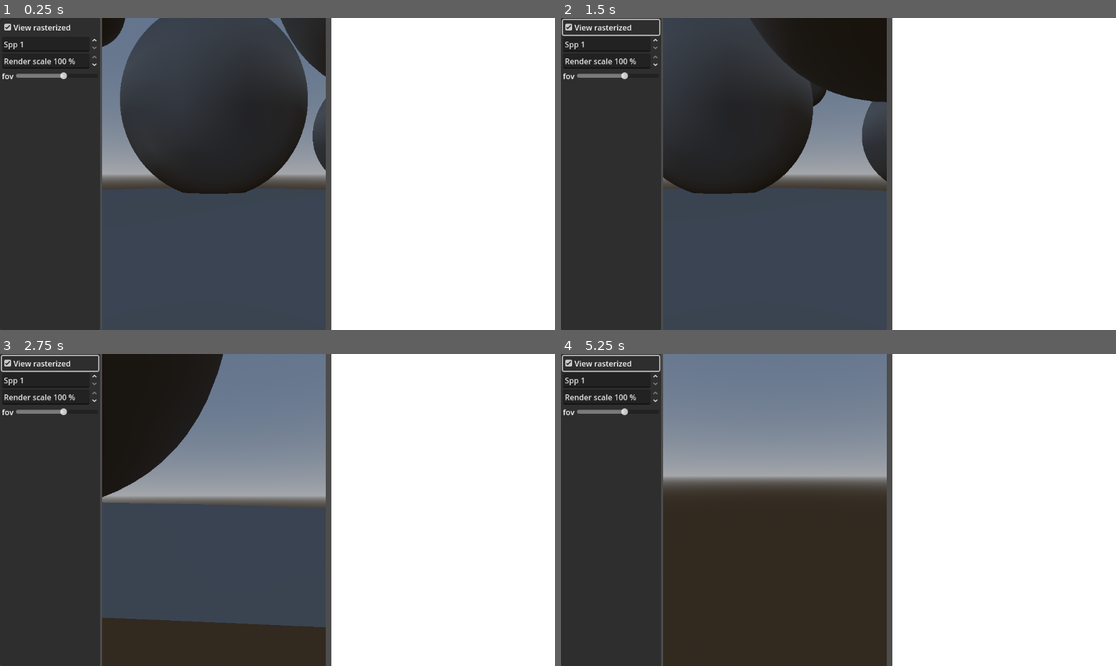
Above: before the commit, frames 1-4 (two rows, left to right).
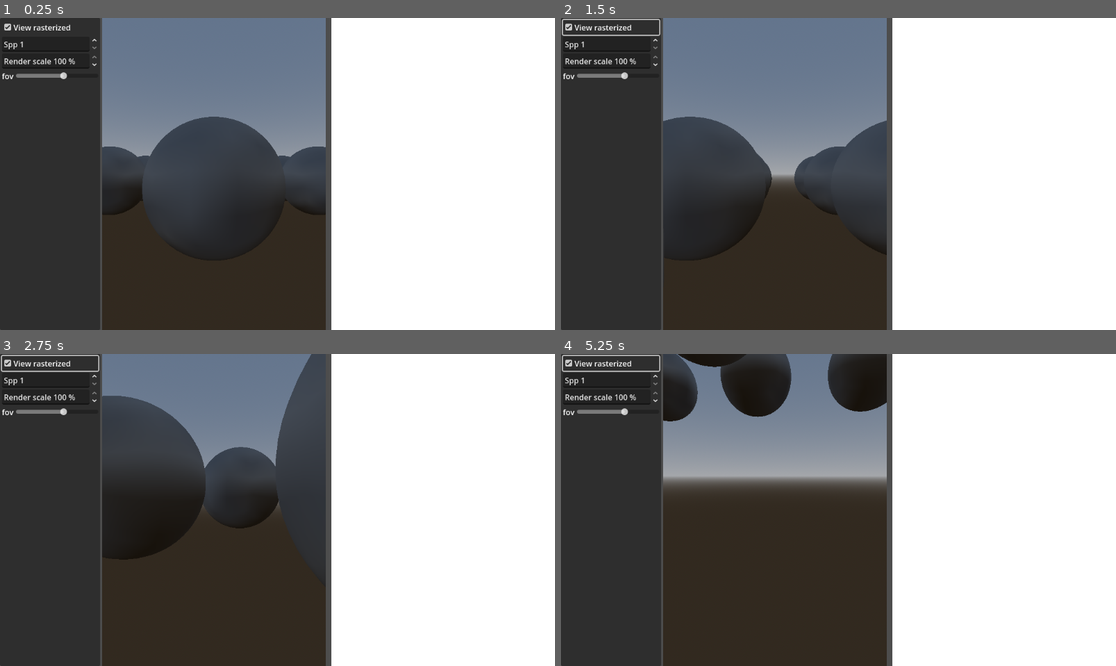
Above: after the commit, the same moments.

Repository: FrancoYudica/ComputePathTracer
Game: Godot game, scene res://main.tscn
Two runs of this game, one before a commit and one after it. Both use one fixed random seed, a clock stepped at 60 frames per second and the inputs below.
Inputs (mouse positions are in pixels of both pictures, inside the frame that each line leads up to):
- Up to frame 1 (0.25 s): no input
- Up to frame 2 (1.5 s): click "View rasterized" at 0.5 s; tap Enter at 1.25 s; move the mouse to (960, 158) at 1.27 s; press the mouse at (960, 158) at 1.28 s; hold D (move_right) from 1.28 s (still down)
- Up to frame 3 (2.75 s): move the mouse to (249, 510) at 2.02 s; release D (move_right) at 2.03 s; release the mouse at (249, 510) at 2.03 s; hold W (move_forward) from 2.03 s (still down); tap Shift (sprint) at 2.1 s
- Up to frame 4 (5.25 s): move the mouse to (894, 441) at 2.77 s; release W (move_forward) at 2.78 s; press the mouse at (894, 441) at 2.78 s; hold D (move_right) 2.78-3.53 s; move the mouse to (832, 516) at 3.52 s; release the mouse at (832, 516) at 3.53 s; hold W (move_forward) 3.53-4.28 s; tap Shift (sprint) at 3.6, 5.1 s; tap Space at 4.25 s; move the mouse to (1005, 556) at 4.27 s; press the mouse at (1005, 556) at 4.28 s; hold A (move_left) 4.28-5.03 s; tap Enter at 5 s; move the mouse to (794, 506) at 5.02 s; release the mouse at (794, 506) at 5.03 s; hold W (move_forward) from 5.03 s (still down)

The runs differ from the first frame. In frame 1, 36% of the frame differs, in the area x 18-59%, y 0-100%; in frame 2, 37%; in frame 3, 30%; in frame 4, 5.3%.
Error in both runs: Cannot call method 'shader_create_from_spirv' on a null value. (res://renderer.gd:87)

Commit message:
Metal-Roughness improvements

Diff:
--- a/cpt/ProceduralSphere.gd
+++ b/cpt/ProceduralSphere.gd
@@ -9,12 +9,13 @@
 
 @export var color: Color = Color.WHITE
 @export var material_type: MaterialType
-@export_range(0.0, 1.0) var fuzz: float = 0.0
+@export_range(0.0, 1.0) var metal: float = 0.0
+@export_range(0.0, 1.0) var roughness: float = 0.0
 @export_range(0.0, 3.0) var refraction_index: float = 1.3
 @export_range(1.0, 100.0) var emission: float = 0.0
 
 func load_bytes(_byte_array: PackedFloat32Array, offset: int) -> void:
-	_byte_array[offset + 0] = position.x
-	_byte_array[offset + 1] = position.y
-	_byte_array[offset + 2] = position.z
+	_byte_array[offset + 0] = global_position.x
+	_byte_array[offset + 1] = global_position.y
+	_byte_array[offset + 2] = global_position.z
 	_byte_array[offset + 3] = scale.x * 0.5
--- a/cpt/main.tscn
+++ b/cpt/main.tscn
@@ -6,6 +6,7 @@
 [ext_resource type="Script" uid="uid://bvn3mb2r5hsrn" path="res://camera_controller.gd" id="3_1bvp3"]
 [ext_resource type="PackedScene" uid="uid://dm8mjnxxqhqps" path="res://geometric_objects/procedural_sphere.tscn" id="3_7mycd"]
 [ext_resource type="Script" uid="uid://co7o0yn67fcwx" path="res://texture_loader.gd" id="3_h2yge"]
+[ext_resource type="Script" uid="uid://jcr6tp7xdl3c" path="res://metallic_roughness_spheres_node_3d.gd" id="5_272bh"]
 
 [sub_resource type="ProceduralSkyMaterial" id="ProceduralSkyMaterial_h2yge"]
 
@@ -30,7 +31,7 @@
 
 [node name="Renderer" type="Node" parent="." node_paths=PackedStringArray("camera", "render_control")]
 script = ExtResource("1_0xm2m")
-camera = NodePath("../HBoxContainer/HBoxContainer/RasterizedSubViewportContainer/SubViewport/Node3D/Camera3D")
+camera = NodePath("../HBoxContainer/HBoxContainer/RasterizedSubViewportContainer/SubViewport/Camera3D")
 render_control = NodePath("../HBoxContainer/HBoxContainer/TextureRect")
 
 [node name="HBoxContainer" type="HBoxContainer" parent="."]
@@ -111,13 +112,14 @@
 size = Vector2i(464, 648)
 render_target_update_mode = 4
 
-[node name="Node3D" type="Node3D" parent="HBoxContainer/HBoxContainer/RasterizedSubViewportContainer/SubViewport"]
-
-[node name="Camera3D" type="Camera3D" parent="HBoxContainer/HBoxContainer/RasterizedSubViewportContainer/SubViewport/Node3D"]
+[node name="Camera3D" type="Camera3D" parent="HBoxContainer/HBoxContainer/RasterizedSubViewportContainer/SubViewport"]
 transform = Transform3D(1, 0, 0, 0, 1, 0, 0, 0, 1, 0, 0.096968114, 0)
 environment = SubResource("Environment_h2yge")
 current = true
 
+[node name="Node3D" type="Node3D" parent="HBoxContainer/HBoxContainer/RasterizedSubViewportContainer/SubViewport"]
+visible = false
+
 [node name="ProceduralSphere" parent="HBoxContainer/HBoxContainer/RasterizedSubViewportContainer/SubViewport/Node3D" instance=ExtResource("3_7mycd")]
 transform = Transform3D(2, 0, 0, 0, 2, 0, 0, 0, 2, 0, 0.82193756, -2.3823183)
 skeleton = NodePath("../../../../../..")
@@ -128,7 +130,6 @@
 skeleton = NodePath("../../../../../..")
 color = Color(0.8666667, 0.87058824, 0.67058825, 1)
 material_type = 1
-fuzz = 0.8
 
 [node name="ProceduralSphere7" parent="HBoxContainer/HBoxContainer/RasterizedSubViewportContainer/SubViewport/Node3D" instance=ExtResource("3_7mycd")]
 transform = Transform3D(5.67, 0, 0, 0, 5.67, 0, 0, 0, 5.67, 7.3721085, 1.9595413, -8.709521)
@@ -139,7 +140,6 @@
 transform = Transform3D(0.998079, 0, 0.06195439, 0, 1, 0, -0.06195439, 0, 0.998079, -1.490622, 0.53590345, -1.4769747)
 skeleton = NodePath("../../../../../..")
 material_type = 1
-fuzz = 0.5
 
 [node name="ProceduralSphere8" parent="HBoxContainer/HBoxContainer/RasterizedSubViewportContainer/SubViewport/Node3D" instance=ExtResource("3_7mycd")]
 transform = Transform3D(0.998079, 0, 0.06195439, 0, 1, 0, -0.06195439, 0, 0.998079, -1.490622, 1.4455242, 0.1367352)
@@ -156,7 +156,7 @@
 transform = Transform3D(2.3305144, 0, 0.1446635, 0, 2.335, 0, -0.1446635, 0, 2.3305144, 5.082, 1.636, -2.175)
 skeleton = NodePath("../../../../../..")
 material_type = 2
-fuzz = 0.085
+roughness = 0.135
 refraction_index = 1.16
 
 [node name="ProceduralSphere12" parent="HBoxContainer/HBoxContainer/RasterizedSubViewportContainer/SubViewport/Node3D" instance=ExtResource("3_7mycd")]
@@ -191,7 +191,6 @@
 skeleton = NodePath("../../../../../..")
 color = Color(0.2231029, 0.2231029, 0.22310287, 1)
 material_type = 1
-fuzz = 0.07
 
 [node name="ProceduralSphere5" parent="HBoxContainer/HBoxContainer/RasterizedSubViewportContainer/SubViewport/Node3D" instance=ExtResource("3_7mycd")]
 transform = Transform3D(100, 0, 0, 0, 100, 0, 0, 0, 100, 0, -50, 0)
@@ -203,6 +202,55 @@
 skeleton = NodePath("../../../../../..")
 color = Color(0.5411765, 0.73333335, 0.42352942, 1)
 material_type = 1
+
+[node name="MetallicRoughnessSpheresNode3D" type="Node3D" parent="HBoxContainer/HBoxContainer/RasterizedSubViewportContainer/SubViewport"]
+script = ExtResource("5_272bh")
+size = 6
+
+[node name="Ground" parent="HBoxContainer/HBoxContainer/RasterizedSubViewportContainer/SubViewport/MetallicRoughnessSpheresNode3D" instance=ExtResource("3_7mycd")]
+transform = Transform3D(100, 0, 0, 0, 100, 0, 0, 0, 100, 0, -51, 0)
+visible = false
+skeleton = NodePath("../../../../../..")
+metal = 0.1
+roughness = 1.0
+
+[node name="LightsNode3D" type="Node3D" parent="HBoxContainer/HBoxContainer/RasterizedSubViewportContainer/SubViewport/MetallicRoughnessSpheresNode3D"]
+transform = Transform3D(1, 0, 0, 0, 1, 0, 0, 0, 1, 0, 4.1716537, 0)
+
+[node name="LightSphere0" parent="HBoxContainer/HBoxContainer/RasterizedSubViewportContainer/SubViewport/MetallicRoughnessSpheresNode3D/LightsNode3D" instance=ExtResource("3_7mycd")]
+transform = Transform3D(1, 0, 0, 0, 1, 0, 0, 0, 1, -2, 2, -2)
+skeleton = NodePath("../../../../../../..")
+material_type = 3
+roughness = 1.0
+emission = 13.355
+
+[node name="LightSphere1" parent="HBoxContainer/HBoxContainer/RasterizedSubViewportContainer/SubViewport/MetallicRoughnessSpheresNode3D/LightsNode3D" instance=ExtResource("3_7mycd")]
+transform = Transform3D(1, 0, 0, 0, 1, 0, 0, 0, 1, 2, 2, -2)
+skeleton = NodePath("../../../../../../..")
+material_type = 3
+roughness = 1.0
+emission = 13.355
+
+[node name="LightSphere2" parent="HBoxContainer/HBoxContainer/RasterizedSubViewportContainer/SubViewport/MetallicRoughnessSpheresNode3D/LightsNode3D" instance=ExtResource("3_7mycd")]
+transform = Transform3D(1, 0, 0, 0, 1, 0, 0, 0, 1, 2, 2, 2)
+skeleton = NodePath("../../../../../../..")
+material_type = 3
+roughness = 1.0
+emission = 13.355
+
+[node name="LightSphere4" parent="HBoxContainer/HBoxContainer/RasterizedSubViewportContainer/SubViewport/MetallicRoughnessSpheresNode3D/LightsNode3D" instance=ExtResource("3_7mycd")]
+transform = Transform3D(1, 0, 0, 0, 1, 0, 0, 0, 1, -0.8030615, -0.53227806, 0.7539215)
+skeleton = NodePath("../../../../../../..")
+material_type = 1
+roughness = 0.555
+emission = 13.355
+
+[node name="LightSphere3" parent="HBoxContainer/HBoxContainer/RasterizedSubViewportContainer/SubViewport/MetallicRoughnessSpheresNode3D/LightsNode3D" instance=ExtResource("3_7mycd")]
+transform = Transform3D(1, 0, 0, 0, 1, 0, 0, 0, 1, -2, 2, 2)
+skeleton = NodePath("../../../../../../..")
+material_type = 3
+roughness = 1.0
+emission = 13.355
 
 [node name="TextureRect" type="TextureRect" parent="HBoxContainer/HBoxContainer"]
 texture_filter = 1
@@ -234,7 +282,7 @@
 
 [node name="CameraController" type="Node" parent="." node_paths=PackedStringArray("camera")]
 script = ExtResource("3_1bvp3")
-camera = NodePath("../HBoxContainer/HBoxContainer/RasterizedSubViewportContainer/SubViewport/Node3D/Camera3D")
+camera = NodePath("../HBoxContainer/HBoxContainer/RasterizedSubViewportContainer/SubViewport/Camera3D")
 
 [connection signal="toggled" from="HBoxContainer/SettingsPanelContainer/MarginContainer/SettingsVBoxContainer/RasterizedCheckBox" to="HBoxContainer/SettingsPanelContainer" method="_on_rasterized_check_box_toggled"]
 [connection signal="value_changed" from="HBoxContainer/SettingsPanelContainer/MarginContainer/SettingsVBoxContainer/SamplesSpinBox" to="HBoxContainer/SettingsPanelContainer" method="_on_samples_spin_box_value_changed"]
--- /dev/null
+++ b/cpt/metallic_roughness_spheres_node_3d.gd
@@ -0,0 +1,18 @@
+extends Node3D
+
+@export var size: int = 5
+@export var radius: float = 1.0
+
+func _ready() -> void:
+	var sphere_scene := load("res://geometric_objects/procedural_sphere.tscn")
+
+	for i in range(size):
+		var x = (float(i) - size / 2.0) * radius * 1.5
+		for j in range(size):
+			var z = (float(j) - size / 2.0) * radius * 1.5
+			var sphere = sphere_scene.instantiate()
+			sphere.position.x = x
+			sphere.position.z = z
+			sphere.metal = float(i) / (size - 1)
+			sphere.roughness = float(j) / (size - 1)
+			add_child(sphere)
--- a/cpt/renderer.gd
+++ b/cpt/renderer.gd
@@ -136,7 +136,7 @@
 	_scene_spheres_uniform.uniform_type = RenderingDevice.UNIFORM_TYPE_STORAGE_BUFFER
 	_scene_spheres_uniform.binding = 0
 	var spheres_bytes = PackedByteArray()
-	spheres_bytes.resize(1024)
+	spheres_bytes.resize(1024 * 1024)
 	_scene_spheres_storage_buffer = _rd.storage_buffer_create(spheres_bytes.size(), spheres_bytes)
 	_scene_spheres_uniform.add_id(_scene_spheres_storage_buffer)
 
@@ -145,7 +145,7 @@
 	_scene_materials_uniform.uniform_type = RenderingDevice.UNIFORM_TYPE_STORAGE_BUFFER
 	_scene_materials_uniform.binding = 1
 	var materials_bytes = PackedByteArray()
-	materials_bytes.resize(1024)
+	materials_bytes.resize(1024 * 1024)
 	_scene_materials_storage_buffer = _rd.storage_buffer_create(materials_bytes.size(), materials_bytes)
 	_scene_materials_uniform.add_id(_scene_materials_storage_buffer)
 
@@ -247,7 +247,10 @@
 
 func _update_scene_storage_buffer():
 	var SPHERE_FLOATS = 8
-	var spheres = get_tree().get_nodes_in_group("procedural_sphere")
+	var spheres = get_tree().get_nodes_in_group("procedural_sphere").filter(
+		func(node: Node3D):
+			return node.is_visible_in_tree()
+	)
 
 	var spheres_data = PackedFloat32Array() # Sphere count + 3 bytes pad + Spheres data
 	var materials_data = PackedFloat32Array()
@@ -261,13 +264,13 @@
 		sphere.load_bytes(spheres_data, base_offset)
 		spheres_data[base_offset + material_offset] = materials_count # Material index
 		materials_data.push_back(sphere.material_type)
-		materials_data.push_back(sphere.emission)
-		materials_data.push_back(sphere.fuzz)
+		materials_data.push_back(sphere.metal)
+		materials_data.push_back(sphere.roughness)
 		materials_data.push_back(sphere.refraction_index)
 		materials_data.push_back(sphere.color.r)
 		materials_data.push_back(sphere.color.g)
 		materials_data.push_back(sphere.color.b)
-		materials_data.push_back(0.0)
+		materials_data.push_back(sphere.emission)
 		materials_count += 1
 
 	var sphere_bytes = spheres_data.to_byte_array()
Not shown: 1 places in cpt/main.tscn that only renumber resources
Not shown, added: cpt/metallic_roughness_spheres_node_3d.gd.uid
Not shown, changed: cpt/shaders/pathtracer.glsl
Not shown, changed: cpt/shaders/primitives.glsl.inc
